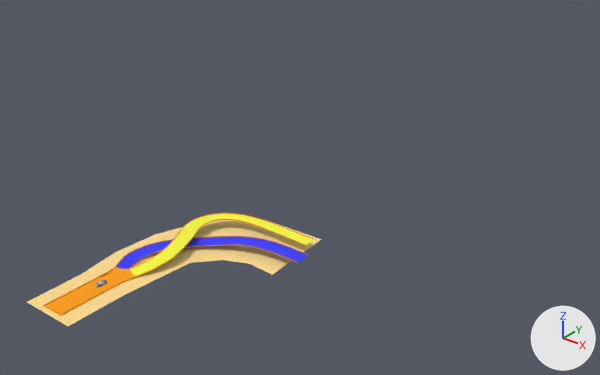
A saved change to the glTF model Levels/Tracks/Dawn_Encounters/Assets/Dawn_Encounters.glb.
Both versions are drawn from a 50 mm camera at (91.6, -65.7, 69.1) aimed at (7.3, 39.8, 3.7). Arrows for +X, +Y and +Z are at lower right; the lights stay in place. The older version comes first. Where no turn or scale is listed for an object, it has been applied to the vertices.

The first picture shows 'Ground', 'Track' and 1 more.
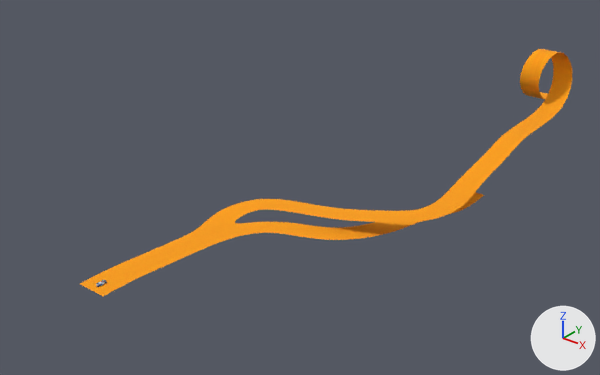
The newer file is also rescaled (x1.413), turned or shifted as a whole; pictures and numbers use the older file's frame.

Changed parts and their boxes (x1, y1, x2, y2) in the pictures (600 x 375 px):
'Plane', added
    after: (80, 49, 572, 296)
'Ground', deleted (beige)
    before: (27, 220, 322, 326)
'Track', deleted
    before: (44, 213, 314, 316)
    faces in mat_track_orange (picture img_fe7c48b6678a0d36e946e2460b30a0c8): (44, 213, 314, 316)
    faces in mat_track_yellow (picture img_c32e5a2cf4d732b5b1994660ec373b3c): (131, 214, 314, 276)
    faces in mat_track_blue (picture img_26d3d5522165d881f0b32a3ec1cc9c02): (116, 237, 308, 269)

The edits, one by one:
Mesh me_mesh_1 is new.
It has 769 vertices, 1248 faces and spans x -2.8..33.0, y -1.9..106.2, z -0.5..18.9.
It uses material mat_track_orange (picture img_fe7c48b6678a0d36e946e2460b30a0c8).
Object 'Track' (ob_track) is deleted.
Object 'Ground' (ob_ground) is deleted.
Object 'Plane' (ob_plane) is new; it shows me_mesh_1.
Its location is (0.0, 0.0, 0.0).
